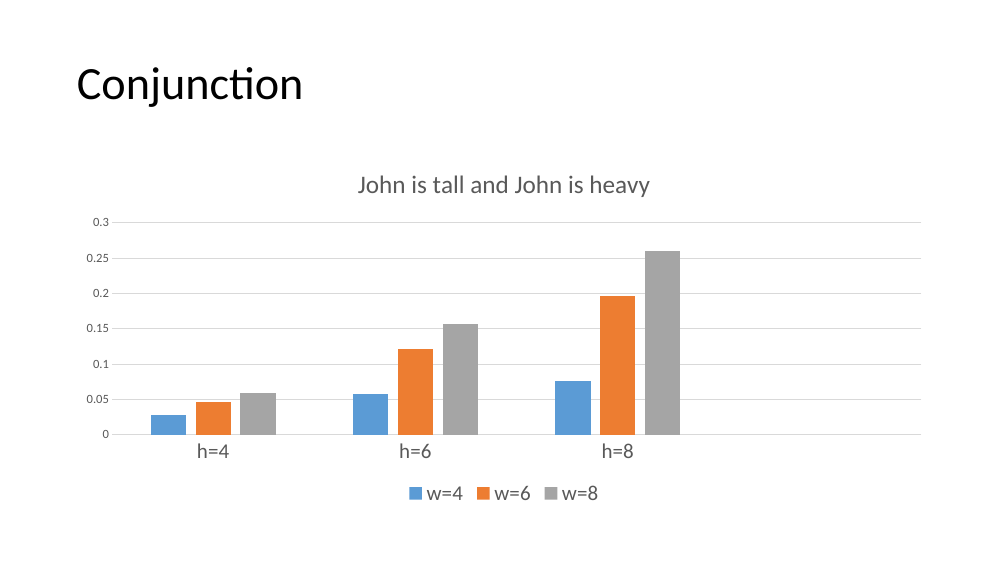
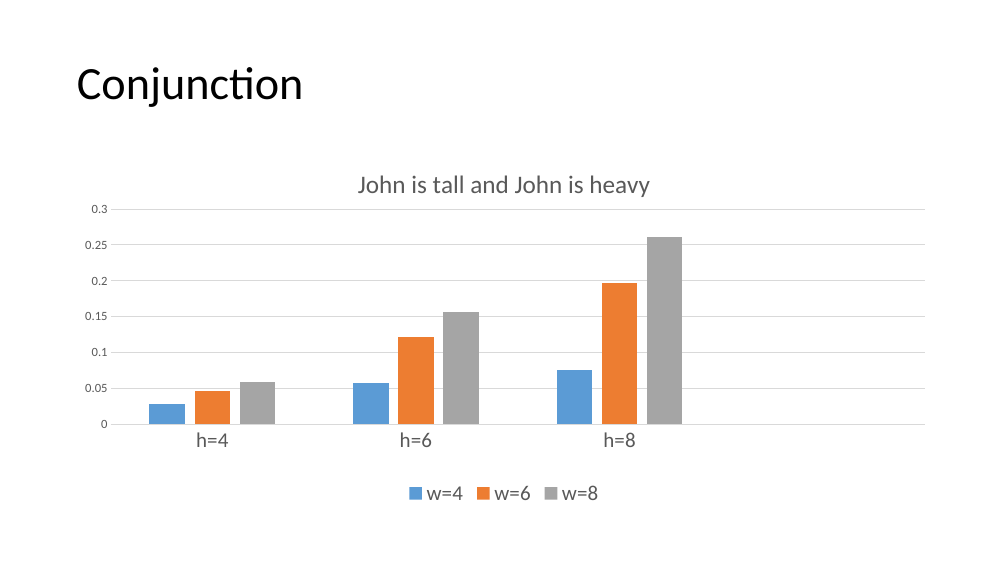
Before and after one commit to JsonFreeman/semppl, a slide deck: slide 26 of LabMeeting.pptx. Drawn at 1008x567 pixels with LibreOffice and Linux fonts; fonts in the diff are those of the drawing. Boxes give left, top, right and bottom in pixels: in the first picture for what was removed or moved away, otherwise in the second. Text is boxed around its words. In the diff, an @@ line names an element or a change of style, - is before the commit and + after.

```diff
--- a/LabMeeting.pptx
+++ b/LabMeeting.pptx
@@ column chart at <box>70,151,939,511</box> @@
@@ plot area changed @@
```
Also in this commit, not shown: 2 other slides changed.
